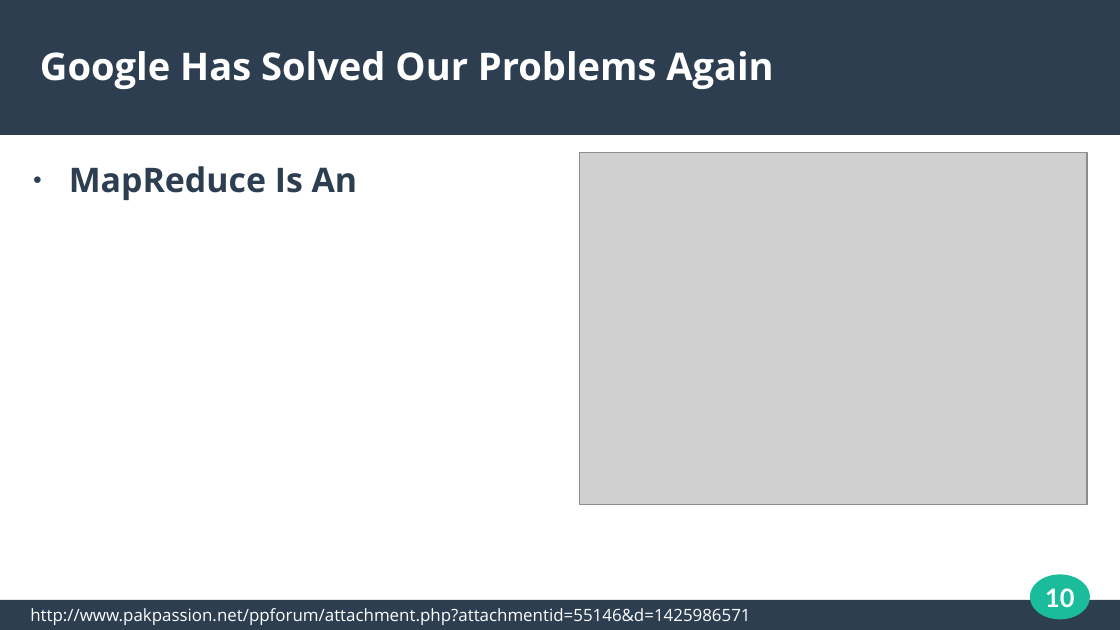
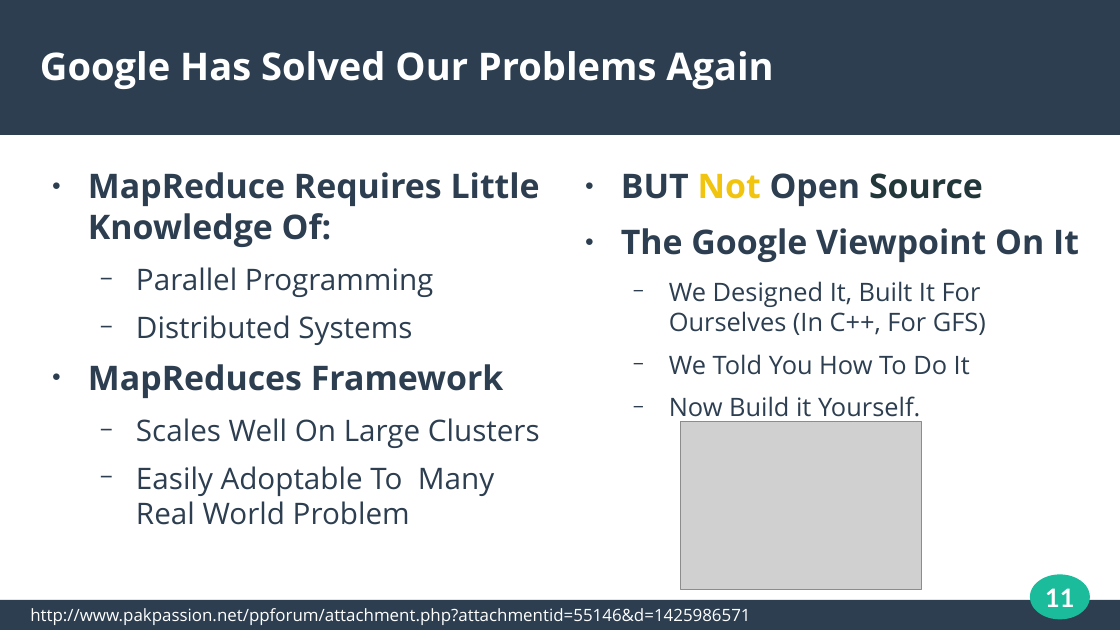
Before and after one commit to N0taN3rd/cs834-f16, a slide deck: slide 11 of presentations/presentation2/presentation2.odp (slide 10 before the commit). Drawn at 1120x630 pixels with LibreOffice and Linux fonts; fonts in the diff are those of the drawing; grey boxes stand for pictures. Boxes give left, top, right and bottom in pixels: in the first picture for what was removed or moved away, otherwise in the second. Text is boxed around its words. In the diff, an @@ line names an element or a change of style, - is before the commit and + after.

```diff
--- a/presentations/presentation2/presentation2.odp
+++ b/presentations/presentation2/presentation2.odp
@@ text at bbox=[88, 172, 540, 525]: text changed; size 24 to 21 pt; bold off @@
-● MapReduce Is An
+● MapReduce Requires Little Knowledge Of:
+  − Parallel Programming
+  − Distributed Systems
+● MapReduces Framework
+  − Scales Well On Large Clusters
+  − Easily Adoptable To Many Real World Problem
@@ text added at bbox=[621, 173, 1079, 424], 18 pt, text #2C3E50 @@
+● BUT Not Open Source
+● The Google Viewpoint On It
+  − We Designed It, Built It For Ourselves (In C++, For GFS)
+  − We Told You How To Do It
+  − Now Build it Yourself.
@@ picture: place and size @@
-picture at bbox=[580, 152, 1087, 504]
+picture at bbox=[681, 422, 923, 589]
@@ page number at bbox=[1045, 588, 1074, 607]: text changed @@
-10
+11
```
Also in this commit, not shown: 4 other slides changed, 10 slides added, 21 other files.
